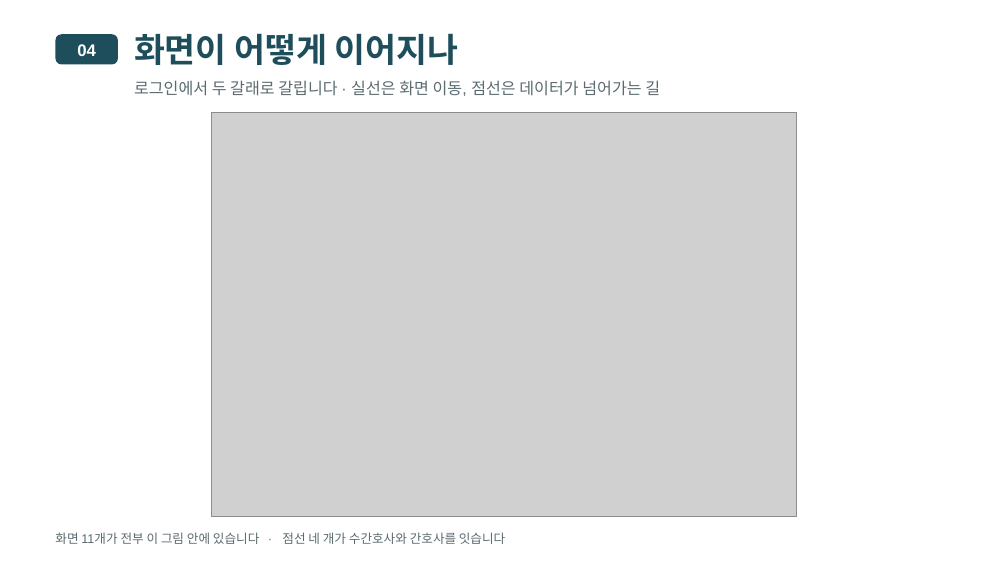
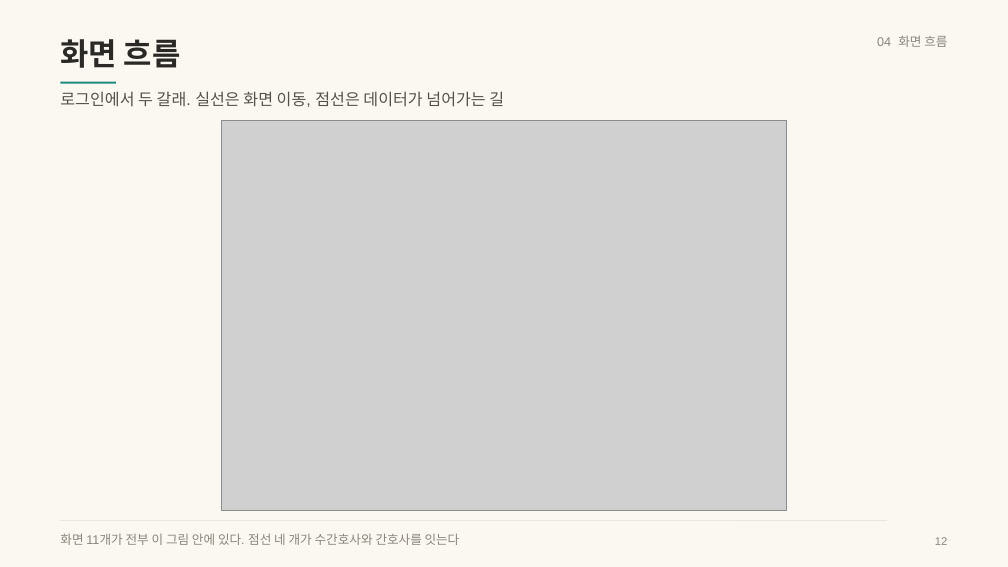
Before and after one commit to wodnjs2020136144/skala-webservice-mini, a slide deck: slide 12 of deliverables/10반_황재원_너와나의인계고리-개요.pptx. Drawn at 1008x567 pixels with LibreOffice and Linux fonts; fonts in the diff are those of the drawing; grey boxes stand for pictures. Boxes give left, top, right and bottom in pixels: in the first picture for what was removed or moved away, otherwise in the second. Text is boxed around its words. In the diff, an @@ line names an element or a change of style, - is before the commit and + after.

```diff
--- a/deliverables/10반_황재원_너와나의인계고리-개요.pptx
+++ b/deliverables/10반_황재원_너와나의인계고리-개요.pptx
@@ background #FFFFFF to #FBF8F2 @@
@@ rounded rectangle removed at <box>55,34,118,65</box> @@
@@ text at <box>60,39,181,68</box>: text changed; size 24 to 22 pt; text colour #1E4D5C to #2A2926 @@
-화면이 어떻게 이어지나
+화면 흐름
@@ text at <box>877,35,947,47</box>: text changed; size 12 to 9 pt; text colour #FFFFFF to #8A867C; bold off @@
-04
+04 화면 흐름
@@ line added from (60, 83) to (116, 83), #1F8A7E 1.5 pt @@
@@ text at <box>60,91,504,107</box>: text changed; text colour #5B6B70 to #55524B @@
-로그인에서 두 갈래로 갈립니다 · 실선은 화면 이동, 점선은 데이터가 넘어가는 길
+로그인에서 두 갈래. 실선은 화면 이동, 점선은 데이터가 넘어가는 길
@@ picture: place and size @@
-picture at <box>211,113,796,516</box>
+picture at <box>222,121,787,511</box>
@@ text at <box>60,533,460,545</box>: text changed; text colour #5B6B70 to #8A867C @@
-화면 11개가 전부 이 그림 안에 있습니다 · 점선 네 개가 수간호사와 간호사를 잇습니다
+화면 11개가 전부 이 그림 안에 있다. 점선 네 개가 수간호사와 간호사를 잇는다
@@ line added from (60, 521) to (887, 521), #E6E0D4 0.5 pt @@
@@ text added at <box>935,537,947,545</box>, 8 pt, text #8A867C @@
+12
```
Also in this commit, not shown: 35 other slides changed, 6 other files.
